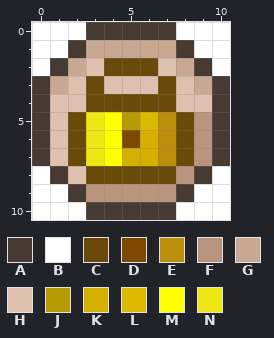
Two versions of one pixel-art sprite, mapa/dp.png. Above, as it was before the edit.
The file is 11x11 pixels. Colours within 5 levels of each other are drawn and written as one.
Palette (. is transparent): A #463a32  B #ffffff  C #694a08  D #7d4800  E #bb8e0c  F #b8947c  G #c9a893  H #dec1af  J #b69b05  K #d6b000  L #dcba00  M #ffff00  N #eee715
Pixels before, first column x 0:
 0 BBBAAAAABBB
 1 BBAGGGGGABB
 2 BAGHCCCHGAB
 3 AGHCHHHCHGA
 4 AHHCCCCCHHA
 5 AHCNMJLECFA
 6 AHCNMDKECFA
 7 AHCNMKKECFA
 8 BAHCCCCCFAB
 9 BBAFFFFFABB
10 BBBAAAAABBB
Now the later version:
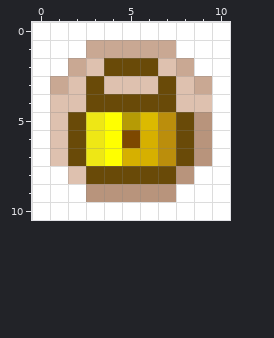
The exact change:
Colour A gives way to colour B in row 0 at x 3 to 7; in row 1 at x 2 and 8; in row 2 at x 1 and 9; in rows 3 to 7 at x 0 and 10; in row 8 at x 1 and 9; in row 9 at x 2 and 8.
Colour A gives way to colour B in row 10 at x 3 to 7.
Changed places in both pictures, as pixel boxes (x1, y1, x2, y2):
changed: (32, 22, 230, 220)
